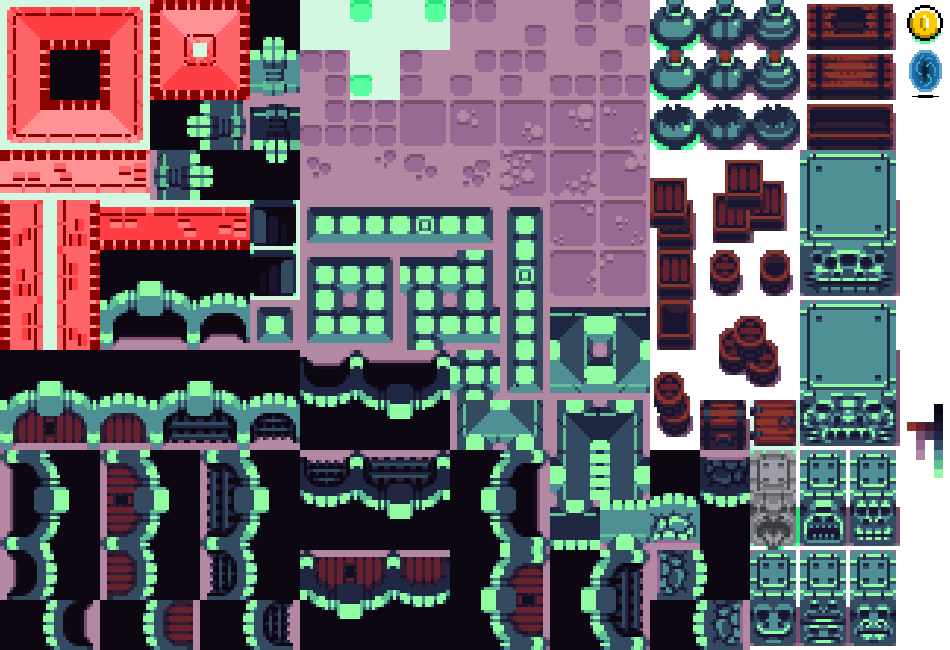
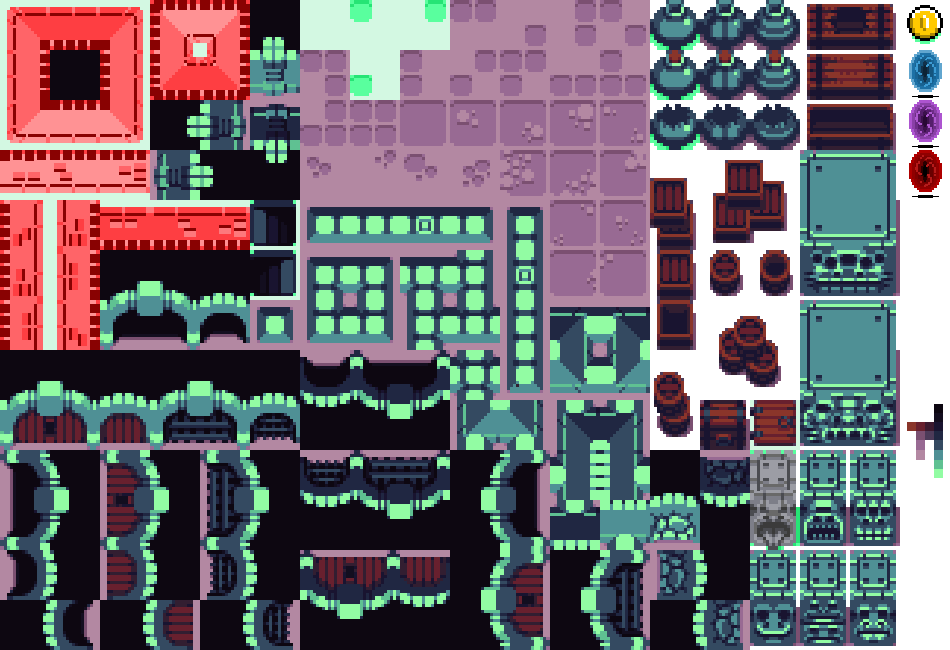
The second 950x650 image is a revision of the first. Changes to its layers:
pixels changed over [909, 100, 942, 198] (layer not identified)
